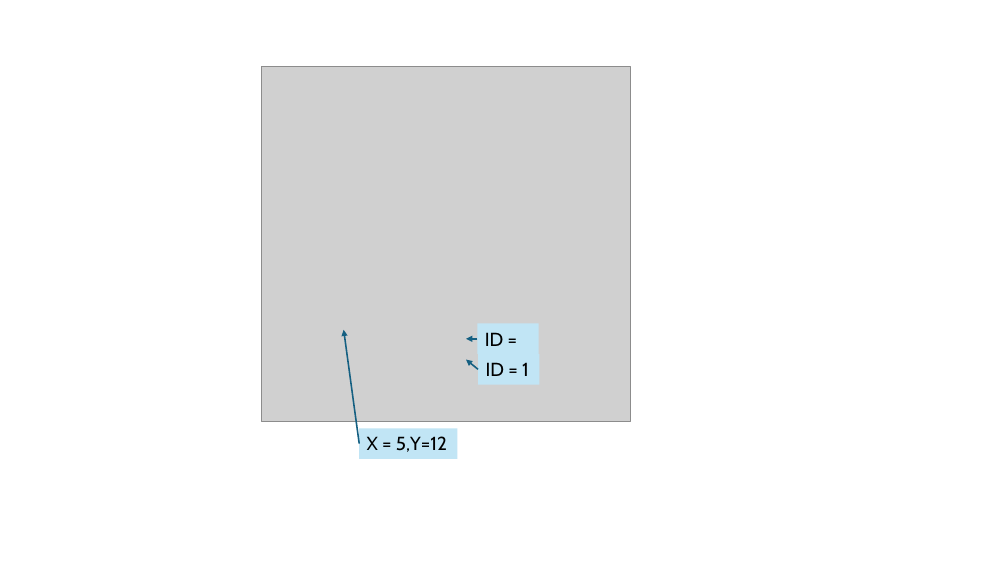
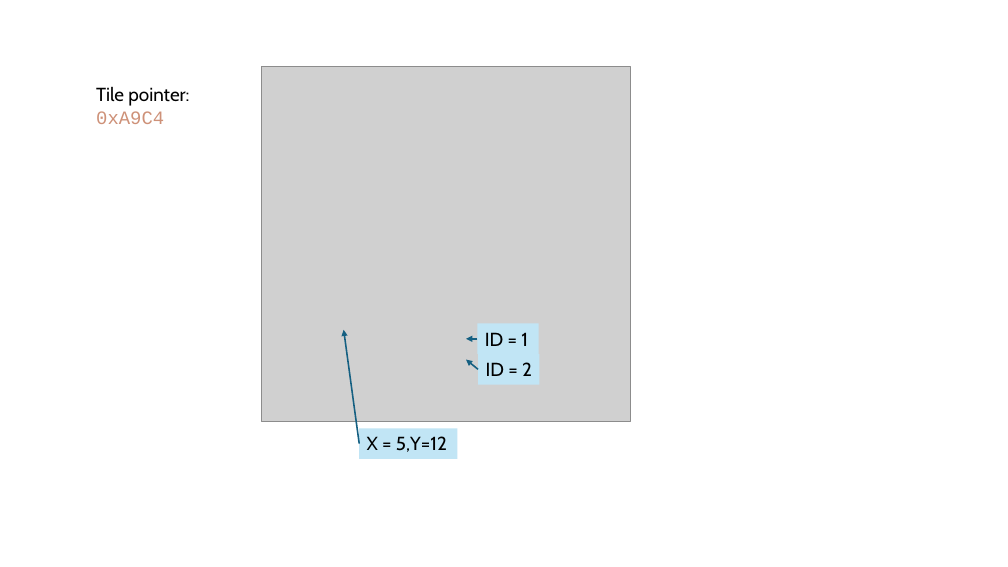
Before and after one commit to irdof321/pokemon-yellow-bot, a slide deck: slide 2 of doc/menu.pptx. Drawn at 1008x567 pixels with LibreOffice and Linux fonts; fonts in the diff are those of the drawing; grey boxes stand for pictures. Boxes give left, top, right and bottom in pixels: in the first picture for what was removed or moved away, otherwise in the second. Text is boxed around its words. In the diff, an @@ line names an element or a change of style, - is before the commit and + after.

```diff
--- a/doc/menu.pptx
+++ b/doc/menu.pptx
@@ text added at <box>96,87,189,124</box>, 18 pt, text #000000 @@
+Tile pointer:
+0xA9C4
@@ text in rectangle at <box>485,332,528,346</box>: text changed @@
-ID = 0
+ID = 1
@@ text in rectangle at <box>486,362,532,376</box>: text changed @@
-ID = 1
+ID = 2
```
Also in this commit, not shown: 1 other slide changed, 15 other files.
